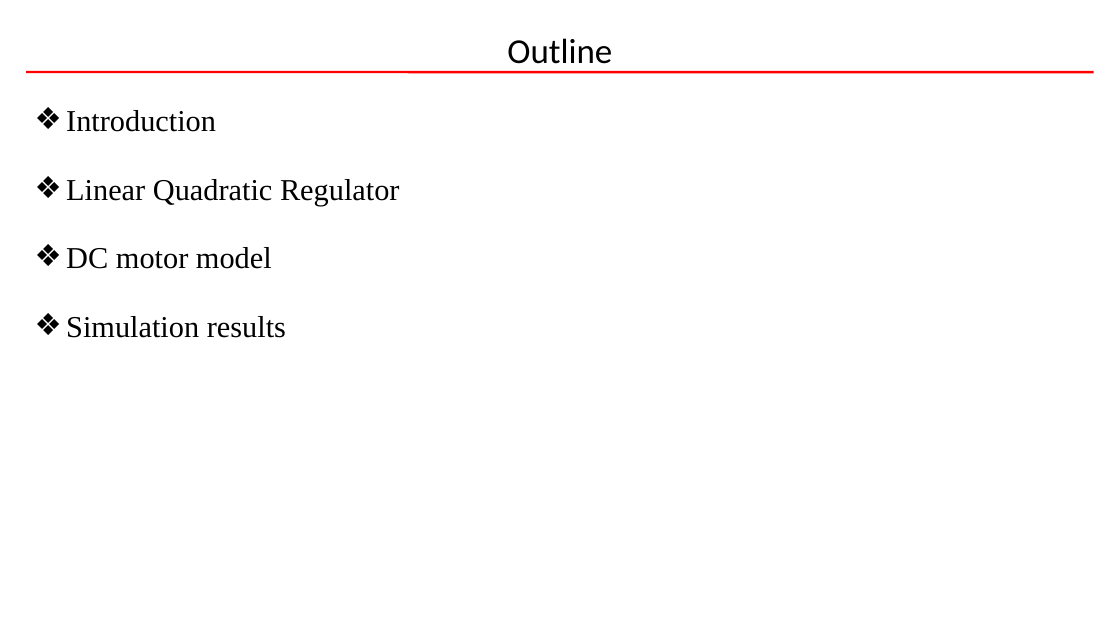
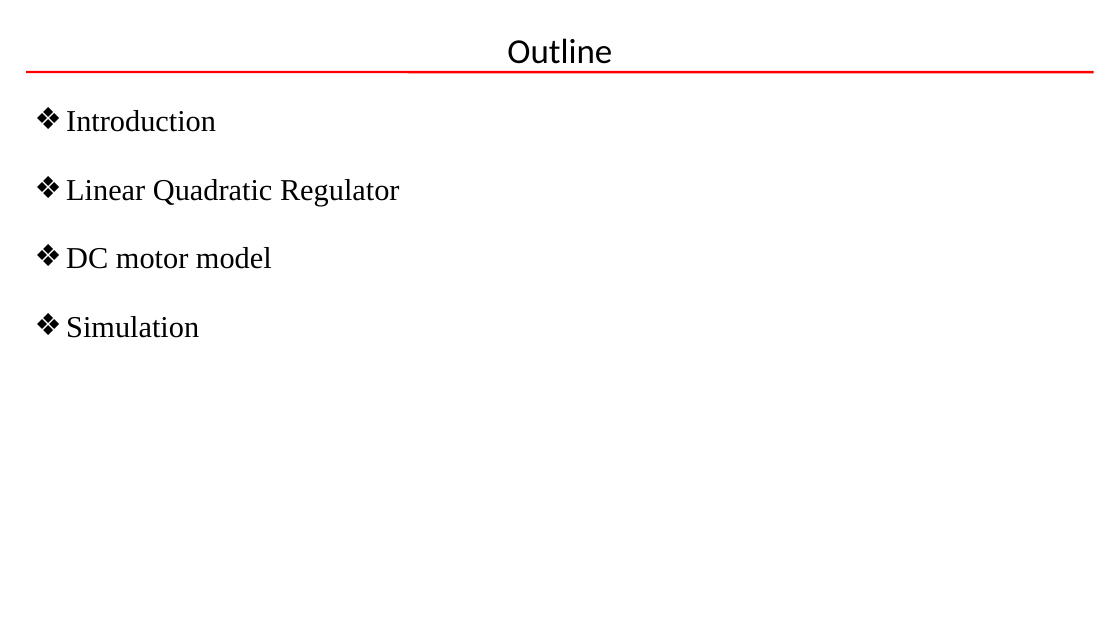
Before and after one commit to reenor/UOU-WA1194-Linear-System-Control, a slide deck: slide 2 of Exercises/20245360_CHUNG_QUANG_KHANH_Term_Project/20245360_CHUNG_QUANG_KHANH_Optimal_Control.pptx. Drawn at 1120x630 pixels with LibreOffice and Linux fonts; fonts in the diff are those of the drawing; background and template pictures are left out. Boxes give left, top, right and bottom in pixels: in the first picture for what was removed or moved away, otherwise in the second. Text is boxed around its words. In the diff, an @@ line names an element or a change of style, - is before the commit and + after.

```diff
--- a/Exercises/20245360_CHUNG_QUANG_KHANH_Term_Project/20245360_CHUNG_QUANG_KHANH_Optimal_Control.pptx
+++ b/Exercises/20245360_CHUNG_QUANG_KHANH_Term_Project/20245360_CHUNG_QUANG_KHANH_Optimal_Control.pptx
@@ text at box(66, 316, 199, 338): text changed @@
-❖ Simulation results
+❖ Simulation
```
Also in this commit, not shown: 3 other slides changed, 5 slides added, 1 slide removed, 5 other files.
